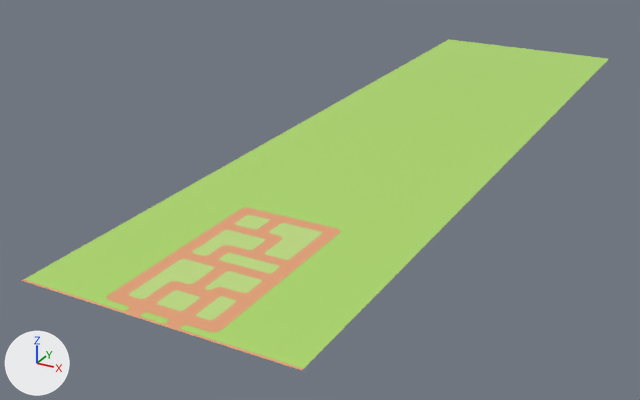
The FBX model Assets/000.Eeeeden/00-Fbxs/01-Map/Map-Stage-1.fbx, before and after one commit.
Before and after are seen from a camera (50 mm lens) standing at (49.8, -42.5, 45.0) and looking at (-9.5, 65.5, -9.0). Arrows for +X, +Y and +Z are at lower left; the lights stay in place. Where no turn or scale is listed for an object, it has been applied to the vertices.

The first picture shows 'Map-Stage-1'.
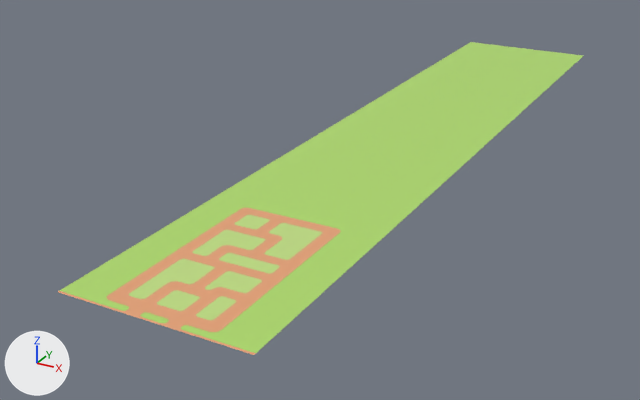
Location of each change, [x1, y1, x2, y2] in pixels of the pictures (640 x 400 px):
'Map-Stage-1', reshaped (11% narrower): before [21, 39, 609, 370]; after [58, 42, 583, 355]

Edits to the bpy script that builds the scene:
```text
Change me_map_stage_1:
    where me_map_stage_1.from_pydata(...)  # 243 vertices, 59 faces; spans x -16.9..16.9, y 14.1..136.3, z 0.0
    used by ob_map_stage_1; location = (0.0, 0.0, 0.0)
    before: 0 (16.9, 136.3, 0.0) at pixel (609, 58), 1 (-16.9, 136.3, 0.0) at pixel (448, 39), 161 (-16.9, 14.4, 0.0) at pixel (23, 279), 162 (16.9, 14.4, 0.0) at pixel (303, 368), 163 (-16.9, 14.1, 0.0) at pixel (21, 280)
    before: 164 (16.9, 14.1, 0.0) at pixel (301, 370), 165 (-16.9, 14.4, 0.0) at pixel (23, 279), 166 (16.9, 14.4, 0.0) at pixel (303, 368)
    me_map_stage_1 part 1
    add for i in [0, 162, 164, 166]: me_map_stage_1.vertices[i].co += Vector((-5.0, 0.0, 0.0))
    add for i in [1, 161, 163, 165]: me_map_stage_1.vertices[i].co += Vector((5.0, 0.0, 0.0))
```
